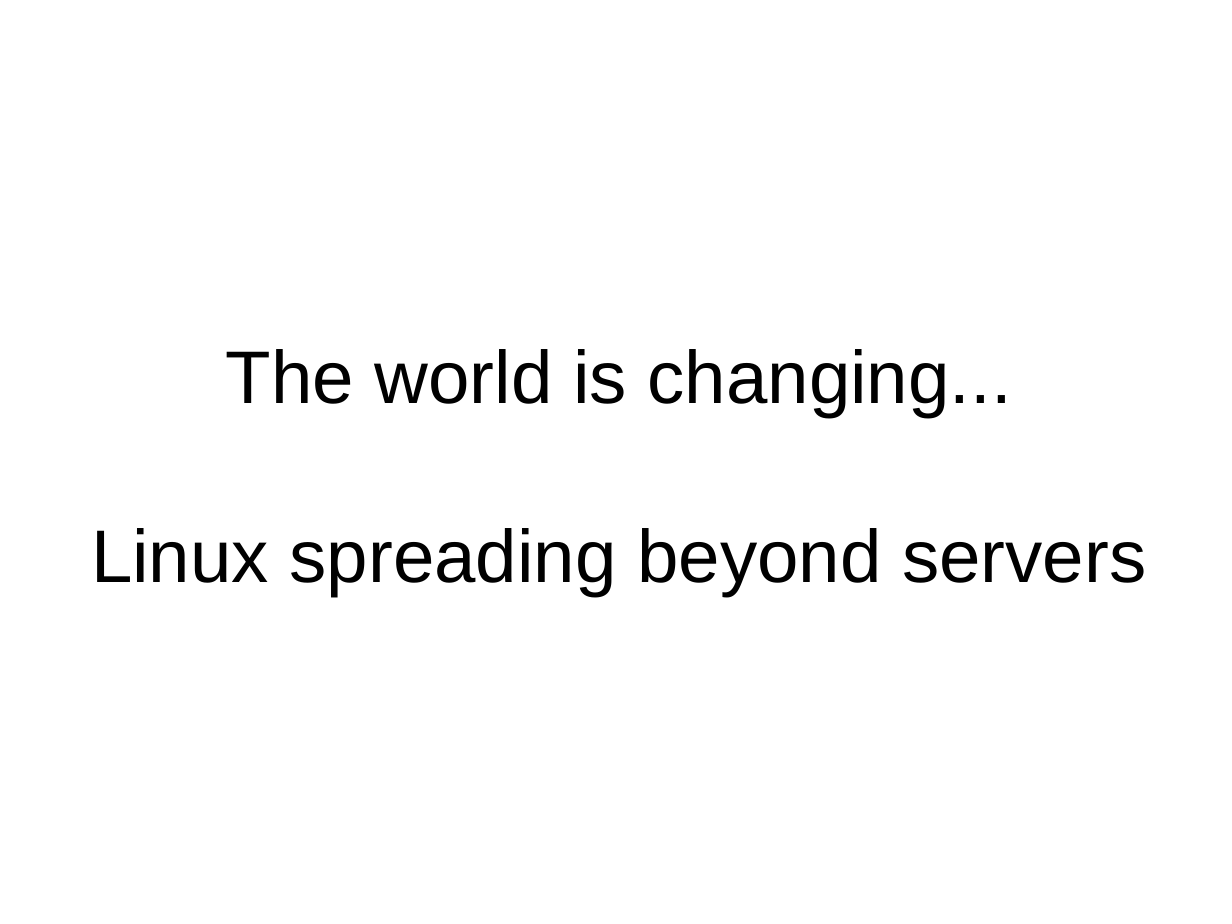
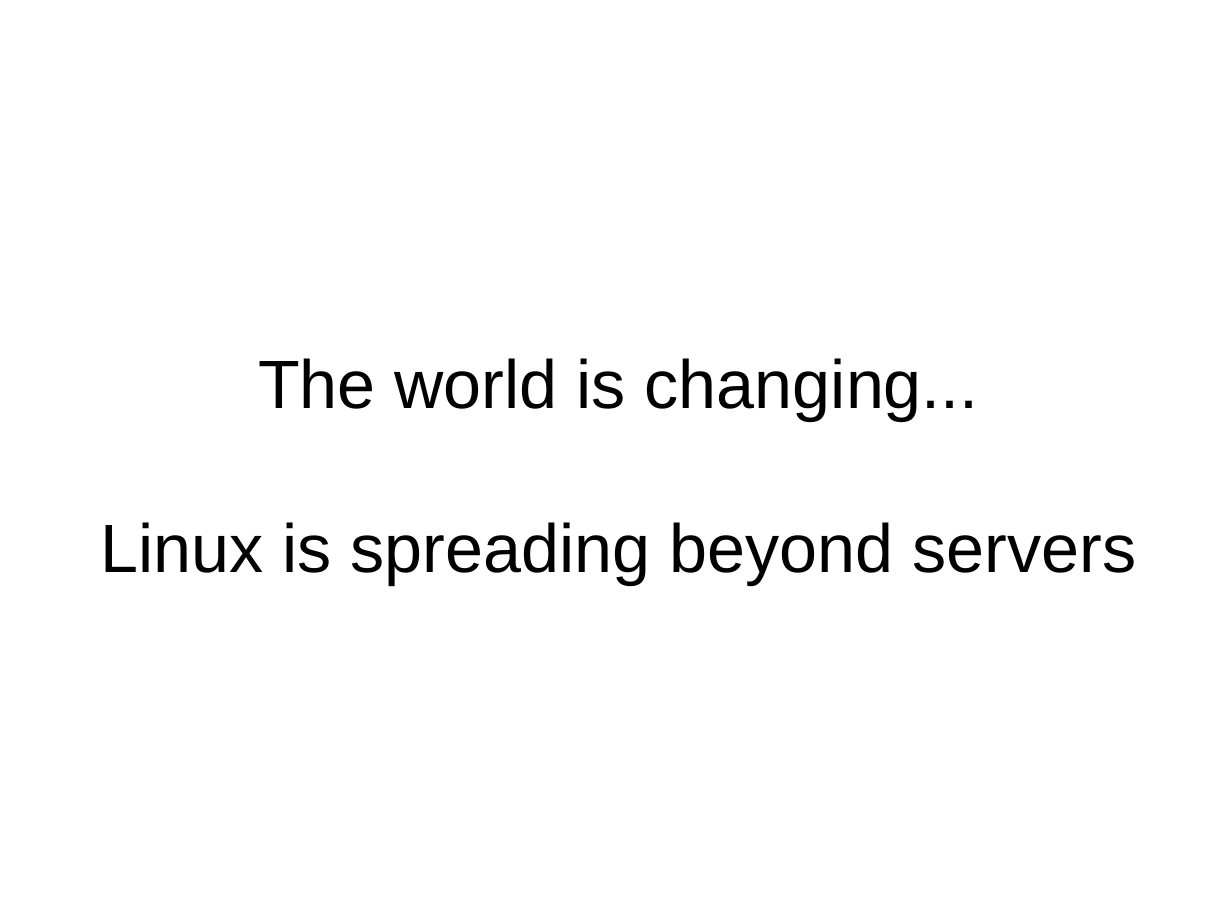
Before and after one commit to Winetricks/winezeug, a slide deck: slide 2 of cebit2009/talk.odp. Drawn at 1232x924 pixels with LibreOffice and Linux fonts; fonts in the diff are those of the drawing. Boxes give left, top, right and bottom in pixels: in the first picture for what was removed or moved away, otherwise in the second. Text is boxed around its words. In the diff, an @@ line names an element or a change of style, - is before the commit and + after.

```diff
--- a/cebit2009/talk.odp
+++ b/cebit2009/talk.odp
@@ title at bbox=[100, 358, 1136, 584]: text changed; size 48 to 44 pt @@
-The world is changing...
-Linux spreading beyond servers
+The world is changing...
+Linux is spreading beyond servers
```
Also in this commit, not shown: 1 other slide changed, 2 other files.
